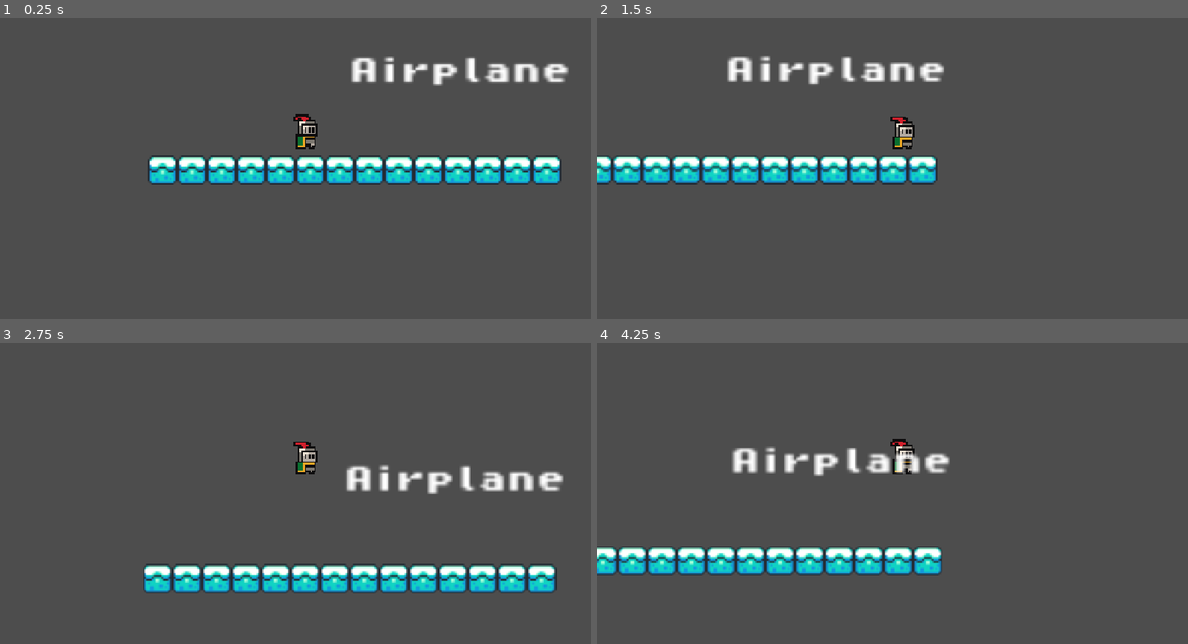
Above: before the commit, frames 1-4 (two rows, left to right).
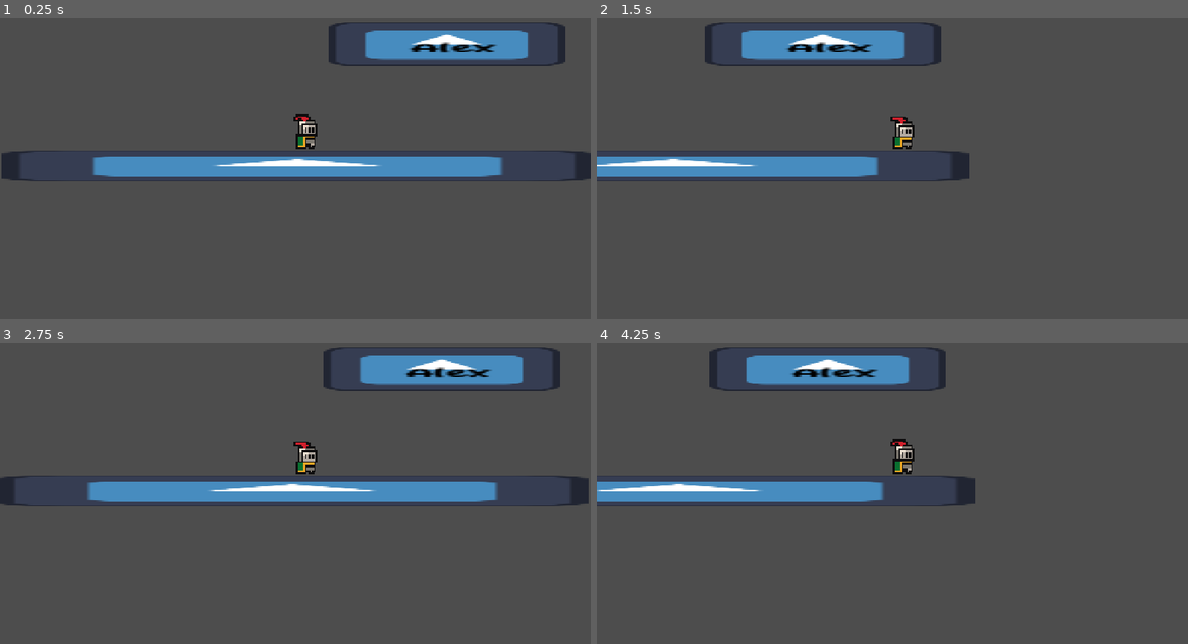
Above: after the commit, the same moments.

Repository: a22Dv/the-game
Game: Godot game, scene res://miscellaneous/Platformergame/Platformer_rich.tscn
Same seed, same stepped clock (60 frames per second), same inputs: the game is played once before the commit and once after it. This scene is started directly instead of the project's main scene. The engine's default icon, where the game draws it, is replaced by a stand-in: a white triangle on a blue panel in a dark square. Sound files missing from this copy of the repository are replaced by a short silence.
Inputs (mouse positions are in pixels of both pictures, inside the frame that each line leads up to):
- Up to frame 1 (0.25 s): no input
- Up to frame 2 (1.5 s): tap Enter (ui_accept) at 0.5 s; move the mouse to (1022, 135) at 0.52 s; hold Right (move_right) 0.53-1.25 s; hold Enter (ui_accept) 0.53-1.25 s; click (1022, 135) at 0.67 s; drag from (774, 168) to (862, 219) at 1.27 s
- Up to frame 3 (2.75 s): move the mouse to (354, 406) at 2.02 s; hold Left (move_left) from 2.03 s (still down); hold Enter (ui_accept) from 2.03 s (still down)
- Up to frame 4 (4.25 s): release Left (move_left) at 2.75 s; release Enter (ui_accept) at 2.75 s; drag from (862, 544) to (715, 427) at 2.77 s; tap Enter (ui_accept) at 3.5 s; move the mouse to (1069, 526) at 3.52 s; hold Right (move_right) from 3.53 s (still down); hold Enter (ui_accept) from 3.53 s (still down)

The runs differ from the first frame. In frame 1, 13% of the frame differs, in the area x 0-100%, y 1-56%; in frame 2, 11%; in frame 3, 17%, in the area x 0-100%, y 1-84%; in frame 4, 14%.

Commit message:
typing actually works alongside movement and collision nodes

Diff:
--- a/miscellaneous/Platformergame/Platformer_rich.tscn
+++ b/miscellaneous/Platformergame/Platformer_rich.tscn
@@ -1,153 +1,40 @@
-[gd_scene load_steps=11 format=3 uid="uid://c51gtdbrb76ea"]
+[gd_scene load_steps=10 format=3 uid="uid://c51gtdbrb76ea"]
 
-[ext_resource type="Script" uid="uid://cmjsrmqq088d6" path="res://miscellaneous/assets/Platformer/Scripts/platformer_rich.gd" id="1_l1qbw"]
+[ext_resource type="Script" uid="uid://bvsji7w4wgl5g" path="res://miscellaneous/Platformergame/platformer_rich.gd" id="1_l1qbw"]
 [ext_resource type="PackedScene" uid="uid://gkiqdo3viohb" path="res://miscellaneous/assets/Platformer/character/player.tscn" id="1_shjqj"]
 [ext_resource type="Script" uid="uid://cbviiit8eoepd" path="res://miscellaneous/assets/Platformer/character/platform_movement.gd" id="2_jfd41"]
-[ext_resource type="Texture2D" uid="uid://bxejq0l25wos6" path="res://miscellaneous/assets/Platformer/Platform/world_tileset.png" id="3_jfd41"]
-[ext_resource type="Script" uid="uid://d4awotn7edj0o" path="res://miscellaneous/assets/Platformer/Scripts/platform.gd" id="5_s3h6t"]
-[ext_resource type="FontFile" uid="uid://7l85mhmq5igt" path="res://assets/brackeys_platformer_assets/fonts/PixelOperator8-Bold.ttf" id="6_k5kmo"]
+[ext_resource type="Texture2D" uid="uid://bxfq7ajdskoob" path="res://icon.svg" id="4_s3h6t"]
+[ext_resource type="Script" uid="uid://d0w26sxno61m1" path="res://miscellaneous/Platformergame/platform.gd" id="5_k5kmo"]
+[ext_resource type="FontFile" uid="uid://dhy3vg0mk7frw" path="res://assets/fonts/Sweet Toffee.ttf" id="5_s3h6t"]
 
-[sub_resource type="WorldBoundaryShape2D" id="WorldBoundaryShape2D_8aaql"]
-distance = -19.0
+[sub_resource type="PhysicsMaterial" id="PhysicsMaterial_k5kmo"]
 
-[sub_resource type="TileSetAtlasSource" id="TileSetAtlasSource_5l72q"]
-texture = ExtResource("3_jfd41")
-0:0/0 = 0
-1:0/0 = 0
-2:0/0 = 0
-3:0/0 = 0
-4:0/0 = 0
-5:0/0 = 0
-6:0/0 = 0
-7:0/0 = 0
-8:0/0 = 0
-9:0/0 = 0
-10:0/0 = 0
-11:0/0 = 0
-0:1/0 = 0
-1:1/0 = 0
-2:1/0 = 0
-3:1/0 = 0
-4:1/0 = 0
-5:1/0 = 0
-6:1/0 = 0
-7:1/0 = 0
-8:1/0 = 0
-9:1/0 = 0
-10:1/0 = 0
-11:1/0 = 0
-0:2/0 = 0
-1:2/0 = 0
-2:2/0 = 0
-3:2/0 = 0
-4:2/0 = 0
-5:2/0 = 0
-6:2/0 = 0
-7:2/0 = 0
-8:2/0 = 0
-9:2/0 = 0
-10:2/0 = 0
-11:2/0 = 0
-0:3/0 = 0
-1:3/0 = 0
-2:3/0 = 0
-5:3/0 = 0
-6:3/0 = 0
-7:3/0 = 0
-8:3/0 = 0
-9:3/0 = 0
-0:4/0 = 0
-1:4/0 = 0
-2:4/0 = 0
-3:4/0 = 0
-4:4/0 = 0
-5:4/0 = 0
-6:4/0 = 0
-7:4/0 = 0
-8:4/0 = 0
-9:4/0 = 0
-0:5/0 = 0
-1:5/0 = 0
-2:5/0 = 0
-3:5/0 = 0
-4:5/0 = 0
-5:5/0 = 0
-6:5/0 = 0
-7:5/0 = 0
-8:5/0 = 0
-1:6/0 = 0
-2:6/0 = 0
-3:6/0 = 0
-4:6/0 = 0
-5:6/0 = 0
-6:6/0 = 0
-7:6/0 = 0
-8:6/0 = 0
-0:7/0 = 0
-1:7/0 = 0
-3:7/0 = 0
-5:7/0 = 0
-6:7/0 = 0
-7:7/0 = 0
-8:7/0 = 0
-0:8/0 = 0
-1:8/0 = 0
-2:8/0 = 0
-3:8/0 = 0
-4:8/0 = 0
-5:8/0 = 0
-6:8/0 = 0
-7:8/0 = 0
-8:8/0 = 0
-0:9/0 = 0
-1:9/0 = 0
-2:9/0 = 0
-3:9/0 = 0
-4:9/0 = 0
-5:9/0 = 0
-6:9/0 = 0
-7:9/0 = 0
-0:10/0 = 0
-1:10/0 = 0
-2:10/0 = 0
-3:10/0 = 0
-4:10/0 = 0
-6:10/0 = 0
-0:11/0 = 0
-1:11/0 = 0
-2:11/0 = 0
-3:11/0 = 0
-4:11/0 = 0
-5:11/0 = 0
-0:12/0 = 0
-1:12/0 = 0
-2:12/0 = 0
-3:12/0 = 0
-4:12/0 = 0
-0:13/0 = 0
-1:13/0 = 0
-2:13/0 = 0
-3:13/0 = 0
-4:13/0 = 0
-5:13/0 = 0
-0:14/0 = 0
-1:14/0 = 0
-2:14/0 = 0
-3:14/0 = 0
-4:14/0 = 0
-0:15/0 = 0
-1:15/0 = 0
-2:15/0 = 0
-3:15/0 = 0
+[sub_resource type="WorldBoundaryShape2D" id="WorldBoundaryShape2D_k5kmo"]
+distance = 67.76471
 
-[sub_resource type="TileSet" id="TileSet_btuhi"]
-sources/0 = SubResource("TileSetAtlasSource_5l72q")
-
-[sub_resource type="RectangleShape2D" id="RectangleShape2D_jfd41"]
-size = Vector2(120.125, 19)
+[sub_resource type="RectangleShape2D" id="RectangleShape2D_k5kmo"]
+size = Vector2(124, 20)
 
 [node name="PlatformerRich" type="Node2D"]
 script = ExtResource("1_l1qbw")
+
+[node name="Platform" type="Sprite2D" parent="."]
+position = Vector2(105, -75)
+scale = Vector2(1, 0.18750003)
+texture = ExtResource("4_s3h6t")
+script = ExtResource("5_k5kmo")
+
+[node name="RichTextLabel" type="RichTextLabel" parent="Platform"]
+offset_left = -51.0
+offset_top = -10.666662
+offset_right = 58.0
+offset_bottom = 28.33333
+theme_override_colors/default_color = Color(0, 0, 0, 1)
+theme_override_fonts/normal_font = ExtResource("5_s3h6t")
+theme_override_font_sizes/normal_font_size = 40
+bbcode_enabled = true
+text = "[center]Alex"
+scroll_active = false
 
 [node name="Player" parent="." instance=ExtResource("1_shjqj")]
 position = Vector2(23, -29)
@@ -156,33 +43,31 @@
 [node name="Camera2D" type="Camera2D" parent="Player"]
 zoom = Vector2(4, 4)
 
+[node name="TextureRect" type="TextureRect" parent="."]
+offset_left = -133.0
+offset_top = -119.0
+offset_right = 191.0
+offset_bottom = 61.0
+
 [node name="StaticBody2D" type="StaticBody2D" parent="."]
+position = Vector2(26, -11)
+scale = Vector2(244.361, 13)
+physics_material_override = SubResource("PhysicsMaterial_k5kmo")
+
+[node name="Sprite2D" type="Sprite2D" parent="StaticBody2D"]
+position = Vector2(-0.008184612, 0.15384614)
+scale = Vector2(0.010262737, 0.010216347)
+texture = ExtResource("4_s3h6t")
 
 [node name="CollisionShape2D" type="CollisionShape2D" parent="StaticBody2D"]
-position = Vector2(28, -22)
-shape = SubResource("WorldBoundaryShape2D_8aaql")
+position = Vector2(0.002046205, 0.07692307)
+scale = Vector2(0.010262736, 0.010216348)
+shape = SubResource("WorldBoundaryShape2D_k5kmo")
+one_way_collision = true
+one_way_collision_margin = 4.0
 
-[node name="TileMap" type="TileMap" parent="."]
-position = Vector2(-9, 1)
-tile_set = SubResource("TileSet_btuhi")
-format = 2
-layer_0/tile_data = PackedInt32Array(65533, 458752, 0, 65534, 458752, 0, 65535, 458752, 0, 0, 458752, 0, 1, 458752, 0, 2, 458752, 0, 3, 458752, 0, 4, 458752, 0, 5, 458752, 0, 6, 458752, 0, 7, 458752, 0, 8, 458752, 0, 9, 458752, 0, 10, 458752, 0)
+[node name="Platform2" type="StaticBody2D" parent="."]
 
-[node name="platform" type="Sprite2D" parent="."]
-position = Vector2(80, -45)
-centered = false
-script = ExtResource("5_s3h6t")
-
-[node name="CollisionShape2D" type="CollisionShape2D" parent="platform"]
-position = Vector2(30.9375, 1)
-shape = SubResource("RectangleShape2D_jfd41")
-
-[node name="RichTextLabel" type="RichTextLabel" parent="platform"]
-offset_left = -30.0
-offset_top = -8.0
-offset_right = 94.0
-offset_bottom = 15.0
-theme_override_fonts/normal_font = ExtResource("6_k5kmo")
-bbcode_enabled = true
-text = "[center]Airplane[center]"
-scroll_active = false
+[node name="CollisionShape2D" type="CollisionShape2D" parent="Platform2"]
+position = Vector2(104, -75)
+shape = SubResource("RectangleShape2D_k5kmo")
--- a/miscellaneous/assets/Platformer/Scripts/platform.gd
+++ b/miscellaneous/Platformergame/platform.gd
@@ -1,7 +1,7 @@
 extends Sprite2D
 
 @onready var prompt = $RichTextLabel
-@onready var prompt_text = prompt.text
+@onready var prompt_text =  prompt.text
 
 func get_prompt() -> String:
 	return prompt_text
--- /dev/null
+++ b/miscellaneous/Platformergame/platformer_rich.gd
@@ -0,0 +1,19 @@
+extends Node2D
+
+var active_platform = null
+var current_letter_index: int = -1
+
+func find_new_active_platform(typed_character: String ):
+	print("new Platform")
+	var prompt = $Platform.get_prompt( )
+	if prompt.substr(0, 1) == typed_character:
+		active_platform == $Platform
+		print("new enemy")
+
+func _unhandled_input(event: InputEvent) -> void:
+	if event is InputEventKey and not event.is_pressed():
+		var typed_event = event as InputEventKey
+		var key_typed = PackedByteArray([typed_event.unicode]).get_string_from_utf8()
+
+		if active_platform == null:
+			find_new_active_platform(key_typed)
--- a/miscellaneous/assets/Platformer/Scripts/platformer_rich.gd
+++ /dev/null
@@ -1,40 +0,0 @@
-extends Node2D
-
-#initializes variables and prepares platform states
-var inactive_platform = null
-var current_letter_index: int = -1
-var incomplete_platform
-var complete_platform
-
-#search for new inactive platforms (platforms who have their colliders turned off)
-func find_new_inactive_platform(typed_character: String):
-	var prompt = $platform.get_prompt()
-	var next_character = prompt.substr(0, 1)
-	if next_character == typed_character:
-		print("Found new enemey: %s" % next_character)
-		inactive_platform == $platform
-		current_letter_index = 1
-
-#handles prompts
-func _unhandled_input(event: InputEvent) -> void:
-	if event is InputEventKey and not event.is_pressed():
-		var typed_event = event as InputEventKey
-		var key_typed = PackedByteArray([typed_event.unicode]).get_string_from_utf8()
-
-		#finds new platform once process has been finished
-		if inactive_platform == null:
-			find_new_inactive_platform(key_typed)
-		else:
-			var prompt = inactive_platform.getprompt()
-			var next_character = prompt.subtr(current_letter_index, 1)
-			if key_typed == next_character:
-			#use this to turn collision off and on
-				print("success, typed %s" % key_typed)
-				current_letter_index += 1
-				if current_letter_index == prompt.length():
-					print("done current letter index equals prompt length")
-					current_letter_index = -1
-					inactive_platform.queue_free()
-					inactive_platform = null
-				else:
-					print("incorrectly typed $s instead of %d" % [key_typed, next_character])
--- a/miscellaneous/assets/Platformer/character/platform_movement.gd
+++ b/miscellaneous/assets/Platformer/character/platform_movement.gd
@@ -7,12 +7,13 @@
 const DASH_duration = 2
 
 func _physics_process(delta: float) -> void:
+
 	# Add the gravity.
 	if not is_on_floor():
 		velocity += get_gravity() * delta
 
 	# Handle jump.
-	if Input.is_action_just_pressed("ui_accept") and is_on_floor():
+	if Input.is_action_just_pressed("move_up") and is_on_floor():
 		velocity.y = JUMP_VELOCITY
 
 	# Get the input direction and handle the movement/deceleration.
--- a/miscellaneous/assets/Platformer/character/player.tscn
+++ b/miscellaneous/assets/Platformer/character/player.tscn
@@ -57,3 +57,5 @@
 [node name="CollisionShape2D" type="CollisionShape2D" parent="."]
 position = Vector2(6, -11)
 shape = SubResource("CapsuleShape2D_c8b2b")
+
+[node name="RigidBody2D" type="RigidBody2D" parent="."]
Not shown, added: miscellaneous/Platformergame/platform.gd.uid
Not shown, added: miscellaneous/Platformergame/platformer_rich.gd.uid
Not shown, removed: miscellaneous/assets/Platformer/Scripts/platform.gd.uid
Not shown, removed: miscellaneous/assets/Platformer/Scripts/platformer_rich.gd.uid
